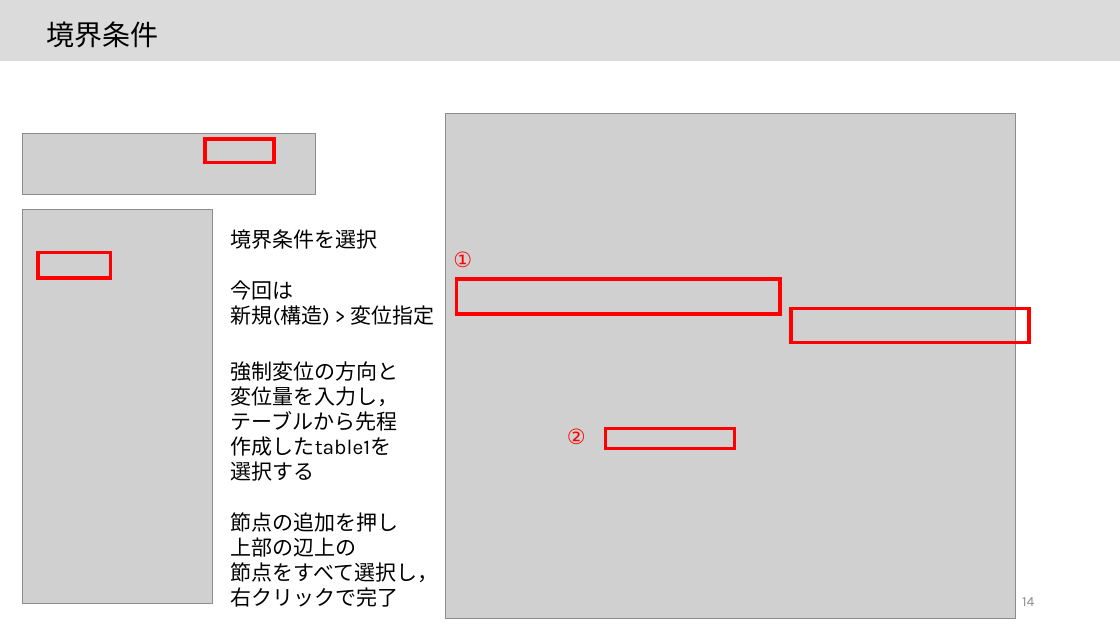
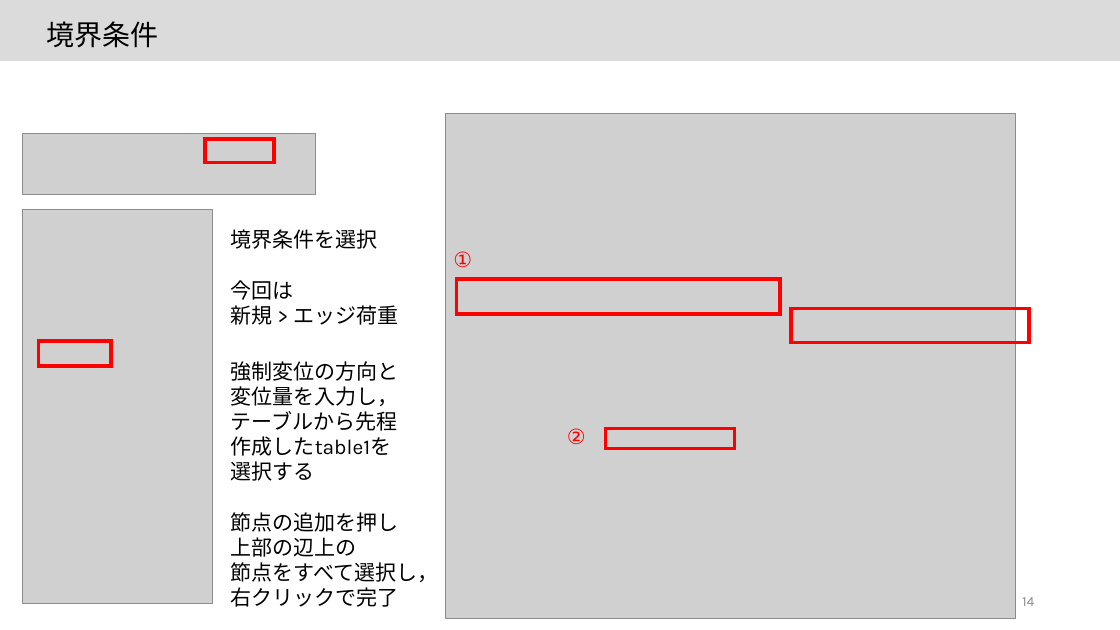
Before and after one commit to JoTsuchi22/lab_share, a slide deck: slide 14 of MSC_Marc_tutorial/20220407_Marc_tutorial_2D.pptx. Drawn at 1120x630 pixels with LibreOffice and Linux fonts; fonts in the diff are those of the drawing; grey boxes stand for pictures. Boxes give left, top, right and bottom in pixels: in the first picture for what was removed or moved away, otherwise in the second. Text is boxed around its words. In the diff, an @@ line names an element or a change of style, - is before the commit and + after.

```diff
--- a/MSC_Marc_tutorial/20220407_Marc_tutorial_2D.pptx
+++ b/MSC_Marc_tutorial/20220407_Marc_tutorial_2D.pptx
@@ text at box(231, 305, 399, 325): text changed @@
-新規(構造) > 変位指定
+新規 > エッジ荷重
@@ rectangle: place and size @@
-rectangle at box(38, 253, 111, 278)
+rectangle at box(39, 341, 112, 366)
```
Also in this commit, not shown: 2 other slides changed.
